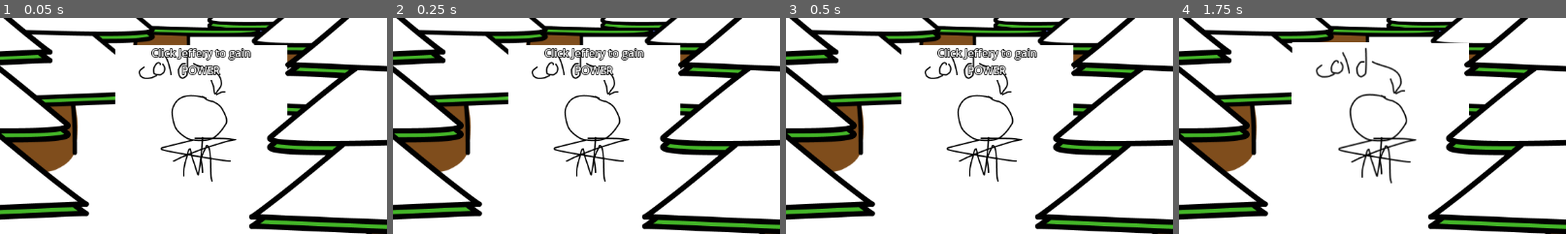
Above: before the commit, frames 1-4 (left to right).
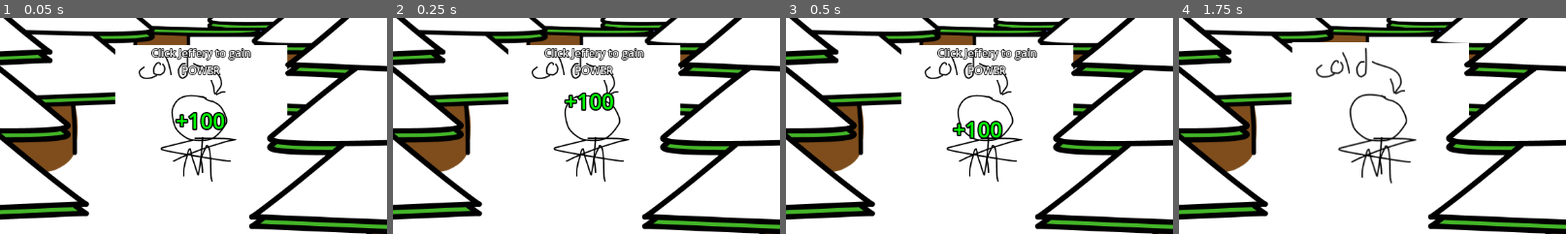
Above: after the commit, the same moments.

Repository: ToasterPanic/its-cold-outside
Game: Godot game, scene res://scenes/game.tscn
The game is run twice, just before and just after one commit, with the same random seed, the same clock (stepped at 60 frames per second) and the same inputs.
Inputs (mouse positions are % of the whole screen's width and height, from its top left):
- Up to frame 1 (0.05 s): no input
- Up to frame 2 (0.25 s): no input
- Up to frame 3 (0.5 s): no input
- Up to frame 4 (1.75 s): click "Click Jeffery to gain POWER" at 0.5 s; tap Enter at 1.25 s; move the mouse to (72, 45) at 1.27 s; hold Right from 1.28 s (still down); right-click (72, 45) at 1.35 s; click (72, 45) at 1.42 s
The pictures show only the part of the screen within x 24-74%, y 24-74%; the shares and areas given below are measured in that part.

The runs differ from the first frame. In frame 1, 0.8% of the frame differs, in the area x 45-59%, y 43-53%; in frame 2, 0.8%; in frame 3, 0.7%; in frame 4, nothing differs.

Commit message:
Gambling, starting on flying numbers

Diff:
--- /dev/null
+++ b/scenes/flying_number.tscn
@@ -0,0 +1,26 @@
+[gd_scene load_steps=3 format=3 uid="uid://ttoattwdysqu"]
+
+[ext_resource type="Script" uid="uid://dca64ll8kc8cu" path="res://scripts/flying_number.gd" id="1_blqb3"]
+
+[sub_resource type="LabelSettings" id="LabelSettings_ssvqc"]
+font_size = 32
+font_color = Color(0, 1, 0, 1)
+outline_size = 8
+outline_color = Color(0, 0, 0, 1)
+
+[node name="FlyingNumber" type="Label"]
+anchors_preset = 8
+anchor_left = 0.5
+anchor_top = 0.5
+anchor_right = 0.5
+anchor_bottom = 0.5
+offset_left = -36.5
+offset_top = -22.5
+offset_right = 36.5
+offset_bottom = 22.5
+grow_horizontal = 2
+grow_vertical = 2
+size_flags_horizontal = 4
+text = "+100"
+label_settings = SubResource("LabelSettings_ssvqc")
+script = ExtResource("1_blqb3")
--- a/scenes/game.tscn
+++ b/scenes/game.tscn
@@ -9,12 +9,23 @@
 [ext_resource type="AudioStream" uid="uid://2gikkidnupkb" path="res://sounds/jeffery.mp3" id="4_gee14"]
 [ext_resource type="AudioStream" uid="uid://di1ukgv0fmkbn" path="res://sounds/error.mp3" id="5_dinhu"]
 [ext_resource type="Script" uid="uid://s2co8j47cw4r" path="res://scripts/tree.gd" id="5_vtaks"]
+[ext_resource type="AudioStream" uid="uid://daq34x6608vyl" path="res://sounds/drumroll.mp3" id="6_ca42v"]
 [ext_resource type="Texture2D" uid="uid://dl60kqsx1d4mf" path="res://textures/ground_no_snow.png" id="7_kvpfn"]
+[ext_resource type="AudioStream" uid="uid://bstynb4se7kuw" path="res://sounds/tada.mp3" id="7_rysoc"]
 [ext_resource type="PackedScene" uid="uid://4857yvvw5rom" path="res://scenes/tree.tscn" id="8_0tnpc"]
 [ext_resource type="Texture2D" uid="uid://b5bg1ltm73lio" path="res://textures/crops/potato_grown.png" id="10_kvpfn"]
+[ext_resource type="Texture2D" uid="uid://dcipxbldb3vel" path="res://textures/bar.png" id="12_kvuet"]
+[ext_resource type="Script" uid="uid://dca64ll8kc8cu" path="res://scripts/flying_number.gd" id="13_rysoc"]
+[ext_resource type="Texture2D" uid="uid://cjavnh4emgat0" path="res://textures/hint_arrow_left.png" id="13_trtic"]
 
 [sub_resource type="LabelSettings" id="LabelSettings_uwrxv"]
 outline_size = 4
+outline_color = Color(0, 0, 0, 1)
+
+[sub_resource type="LabelSettings" id="LabelSettings_ssvqc"]
+font_size = 32
+font_color = Color(0, 1, 0, 1)
+outline_size = 8
 outline_color = Color(0, 0, 0, 1)
 
 [sub_resource type="StyleBoxEmpty" id="StyleBoxEmpty_lnu2h"]
@@ -56,6 +67,14 @@
 
 [node name="Error" type="AudioStreamPlayer" parent="."]
 stream = ExtResource("5_dinhu")
+bus = &"SFX"
+
+[node name="Drumroll" type="AudioStreamPlayer" parent="."]
+stream = ExtResource("6_ca42v")
+bus = &"SFX"
+
+[node name="Tada" type="AudioStreamPlayer" parent="."]
+stream = ExtResource("7_rysoc")
 bus = &"SFX"
 
 [node name="Camera2D" type="Camera2D" parent="."]
@@ -184,6 +203,23 @@
 vertical_alignment = 1
 autowrap_mode = 3
 
+[node name="FlyingNumber" type="Label" parent="."]
+anchors_preset = 8
+anchor_left = 0.5
+anchor_top = 0.5
+anchor_right = 0.5
+anchor_bottom = 0.5
+offset_left = -36.5
+offset_top = -22.5
+offset_right = 36.5
+offset_bottom = 22.5
+grow_horizontal = 2
+grow_vertical = 2
+size_flags_horizontal = 4
+text = "+100"
+label_settings = SubResource("LabelSettings_ssvqc")
+script = ExtResource("13_rysoc")
+
 [node name="Sprite2D7" parent="." instance=ExtResource("8_0tnpc")]
 position = Vector2(314, -219)
 
@@ -223,7 +259,7 @@
 anchor_bottom = 1.0
 grow_horizontal = 2
 grow_vertical = 2
-current_tab = 5
+current_tab = 6
 
 [node name="ALERT!" type="ScrollContainer" parent="CanvasLayer/Control/Panel/Tabs"]
 visible = false
@@ -364,6 +400,7 @@
 alignment = 1
 
 [node name="Stock Market" type="ScrollContainer" parent="CanvasLayer/Control/Panel/Tabs"]
+visible = false
 layout_mode = 2
 theme_override_styles/panel = SubResource("StyleBoxEmpty_lnu2h")
 metadata/_tab_index = 5
@@ -381,11 +418,126 @@
 layout_mode = 2
 alignment = 1
 
-[node name="Settings" type="ScrollContainer" parent="CanvasLayer/Control/Panel/Tabs"]
-visible = false
+[node name="Gambling" type="ScrollContainer" parent="CanvasLayer/Control/Panel/Tabs"]
 layout_mode = 2
 theme_override_styles/panel = SubResource("StyleBoxEmpty_lnu2h")
 metadata/_tab_index = 6
+
+[node name="VBox" type="VBoxContainer" parent="CanvasLayer/Control/Panel/Tabs/Gambling"]
+layout_mode = 2
+size_flags_horizontal = 3
+size_flags_vertical = 0
+
+[node name="Label" type="Label" parent="CanvasLayer/Control/Panel/Tabs/Gambling/VBox"]
+layout_mode = 2
+text = "Enter in a bet, then push the button to start.
+Remember, the house always wins."
+horizontal_alignment = 1
+autowrap_mode = 3
+
+[node name="Row1" type="HFlowContainer" parent="CanvasLayer/Control/Panel/Tabs/Gambling/VBox"]
+layout_mode = 2
+alignment = 1
+
+[node name="Slot1" type="TextureRect" parent="CanvasLayer/Control/Panel/Tabs/Gambling/VBox/Row1"]
+custom_minimum_size = Vector2(128, 128)
+layout_mode = 2
+texture = ExtResource("12_kvuet")
+expand_mode = 2
+
+[node name="Slot2" type="TextureRect" parent="CanvasLayer/Control/Panel/Tabs/Gambling/VBox/Row1"]
+custom_minimum_size = Vector2(128, 128)
+layout_mode = 2
+texture = ExtResource("12_kvuet")
+expand_mode = 2
+
+[node name="Slot3" type="TextureRect" parent="CanvasLayer/Control/Panel/Tabs/Gambling/VBox/Row1"]
+custom_minimum_size = Vector2(128, 128)
+layout_mode = 2
+texture = ExtResource("12_kvuet")
+expand_mode = 2
+
+[node name="Row2" type="HFlowContainer" parent="CanvasLayer/Control/Panel/Tabs/Gambling/VBox"]
+layout_mode = 2
+alignment = 1
+
+[node name="LeftArrow" type="TextureRect" parent="CanvasLayer/Control/Panel/Tabs/Gambling/VBox/Row2"]
+custom_minimum_size = Vector2(64, 64)
+layout_mode = 2
+texture = ExtResource("13_trtic")
+expand_mode = 1
+
+[node name="Slot1" type="TextureRect" parent="CanvasLayer/Control/Panel/Tabs/Gambling/VBox/Row2"]
+custom_minimum_size = Vector2(128, 128)
+layout_mode = 2
+texture = ExtResource("12_kvuet")
+expand_mode = 2
+
+[node name="Slot2" type="TextureRect" parent="CanvasLayer/Control/Panel/Tabs/Gambling/VBox/Row2"]
+custom_minimum_size = Vector2(128, 128)
+layout_mode = 2
+texture = ExtResource("12_kvuet")
+expand_mode = 2
+
+[node name="Slot3" type="TextureRect" parent="CanvasLayer/Control/Panel/Tabs/Gambling/VBox/Row2"]
+custom_minimum_size = Vector2(128, 128)
+layout_mode = 2
+texture = ExtResource("12_kvuet")
+expand_mode = 2
+
+[node name="RightArrow" type="TextureRect" parent="CanvasLayer/Control/Panel/Tabs/Gambling/VBox/Row2"]
+custom_minimum_size = Vector2(64, 64)
+layout_mode = 2
+texture = ExtResource("3_lnu2h")
+expand_mode = 1
+
+[node name="Row3" type="HFlowContainer" parent="CanvasLayer/Control/Panel/Tabs/Gambling/VBox"]
+layout_mode = 2
+alignment = 1
+
+[node name="Slot1" type="TextureRect" parent="CanvasLayer/Control/Panel/Tabs/Gambling/VBox/Row3"]
+custom_minimum_size = Vector2(128, 128)
+layout_mode = 2
+texture = ExtResource("12_kvuet")
+expand_mode = 2
+
+[node name="Slot2" type="TextureRect" parent="CanvasLayer/Control/Panel/Tabs/Gambling/VBox/Row3"]
+custom_minimum_size = Vector2(128, 128)
+layout_mode = 2
+texture = ExtResource("12_kvuet")
+expand_mode = 2
+
+[node name="Slot3" type="TextureRect" parent="CanvasLayer/Control/Panel/Tabs/Gambling/VBox/Row3"]
+custom_minimum_size = Vector2(128, 128)
+layout_mode = 2
+texture = ExtResource("12_kvuet")
+expand_mode = 2
+
+[node name="Flow" type="HFlowContainer" parent="CanvasLayer/Control/Panel/Tabs/Gambling/VBox"]
+layout_mode = 2
+alignment = 1
+
+[node name="Label2" type="Label" parent="CanvasLayer/Control/Panel/Tabs/Gambling/VBox/Flow"]
+layout_mode = 2
+text = "Bet:"
+
+[node name="BetAmount" type="SpinBox" parent="CanvasLayer/Control/Panel/Tabs/Gambling/VBox/Flow"]
+custom_minimum_size = Vector2(200, 0)
+layout_mode = 2
+min_value = 100.0
+max_value = 9.223372e+18
+value = 100.0
+suffix = "POTATOES"
+
+[node name="SpinSlots" type="Button" parent="CanvasLayer/Control/Panel/Tabs/Gambling/VBox/Flow"]
+layout_mode = 2
+text = "PUSH TO SPIN!!!!!!"
+
+[node name="Settings" type="ScrollContainer" parent="CanvasLayer/Control/Panel/Tabs"]
+visible = false
+layout_mode = 2
+theme_override_styles/panel = SubResource("StyleBoxEmpty_lnu2h")
+metadata/_tab_index = 7
 
 [node name="VBox" type="VBoxContainer" parent="CanvasLayer/Control/Panel/Tabs/Settings"]
 layout_mode = 2
@@ -547,6 +699,7 @@
 [connection signal="pressed" from="CanvasLayer/Control/Panel/Tabs/Status/VBox/Ascension/Ascend" to="." method="_on_ascend_pressed"]
 [connection signal="pressed" from="CanvasLayer/Control/Panel/Tabs/Potato Farming/VBox/HFlowContainer/BuyPotatoCrop" to="." method="_on_buy_potato_crop_pressed"]
 [connection signal="pressed" from="CanvasLayer/Control/Panel/Tabs/Potato Farming/VBox/Selection/MutateCrop" to="." method="_on_mutate_crop_pressed"]
+[connection signal="pressed" from="CanvasLayer/Control/Panel/Tabs/Gambling/VBox/Flow/SpinSlots" to="." method="_on_spin_slots_pressed"]
 [connection signal="value_changed" from="CanvasLayer/Control/Panel/Tabs/Settings/VBox/Flow/MasterVolume" to="." method="_on_master_volume_value_changed"]
 [connection signal="value_changed" from="CanvasLayer/Control/Panel/Tabs/Settings/VBox/Flow2/MusicVolume" to="." method="_on_music_volume_value_changed"]
 [connection signal="value_changed" from="CanvasLayer/Control/Panel/Tabs/Settings/VBox/Flow3/SFXVolume" to="." method="_on_sfx_volume_value_changed"]
--- /dev/null
+++ b/scripts/flying_number.gd
@@ -0,0 +1,17 @@
+extends Label
+
+var velocity_x = randi_range(-256, 256)
+var velocity_y = randi_range(-256, -512)
+
+var time = 0
+
+func _process(delta: float) -> void:
+	position.x += velocity_x * delta
+	position.y += velocity_y * delta
+
+	velocity_y += 1400 * delta
+
+	time += delta
+
+	if time > 2:
+		queue_free()
--- a/scripts/game.gd
+++ b/scripts/game.gd
@@ -319,6 +319,8 @@
 		$"CanvasLayer/Control/Panel/Tabs".set_tab_hidden(0, true)
 
 		$"CanvasLayer/Control/Panel/Tabs".set_tab_hidden(4, !upgrades.potato_ascension)
+		$"CanvasLayer/Control/Panel/Tabs".set_tab_hidden(5, !upgrades.stock_market)
+		$"CanvasLayer/Control/Panel/Tabs".set_tab_hidden(6, !upgrades.gambling)
 
 		#$"CanvasLayer/Control/Panel/Tabs/ALERT!/VBox/Text".text = alert_text
 
@@ -470,3 +472,52 @@
 
 func _on_delete_save_meter_value_changed(value: float) -> void:
 	if value == 1: delete_save_game()
+
+
+func _on_spin_slots_pressed() -> void:
+	var bet = $CanvasLayer/Control/Panel/Tabs/Gambling/VBox/Flow/BetAmount.value
+
+	if potatoes < bet:
+		$Error.play()
+		return
+
+	potatoes -= bet
+
+	$CanvasLayer/Control/Panel/Tabs/Gambling/VBox/Flow/SpinSlots.disabled = true
+
+	var slot_items = [
+		"lucky_7",
+		"four_leaf_clover",
+		"cherry",
+		"heart",
+		"diamond",
+		"bar"
+	]
+
+	$Drumroll.play()
+
+	var i = 0
+	while i < 25:
+		$CanvasLayer/Control/Panel/Tabs/Gambling/VBox/Row3/Slot1.texture = $CanvasLayer/Control/Panel/Tabs/Gambling/VBox/Row2/Slot1.texture
+		$CanvasLayer/Control/Panel/Tabs/Gambling/VBox/Row3/Slot2.texture = $CanvasLayer/Control/Panel/Tabs/Gambling/VBox/Row2/Slot2.texture
+		$CanvasLayer/Control/Panel/Tabs/Gambling/VBox/Row3/Slot3.texture = $CanvasLayer/Control/Panel/Tabs/Gambling/VBox/Row2/Slot3.texture
+
+		$CanvasLayer/Control/Panel/Tabs/Gambling/VBox/Row2/Slot1.texture = $CanvasLayer/Control/Panel/Tabs/Gambling/VBox/Row1/Slot1.texture
+		$CanvasLayer/Control/Panel/Tabs/Gambling/VBox/Row2/Slot2.texture = $CanvasLayer/Control/Panel/Tabs/Gambling/VBox/Row1/Slot2.texture
+		$CanvasLayer/Control/Panel/Tabs/Gambling/VBox/Row2/Slot3.texture = $CanvasLayer/Control/Panel/Tabs/Gambling/VBox/Row1/Slot3.texture
+
+		$CanvasLayer/Control/Panel/Tabs/Gambling/VBox/Row1/Slot1.texture = load("res://textures/" + slot_items[randi_range(0, slot_items.size() - 1)] +".png")
+		$CanvasLayer/Control/Panel/Tabs/Gambling/VBox/Row1/Slot2.texture = load("res://textures/" + slot_items[randi_range(0, slot_items.size() - 1)] +".png")
+		$CanvasLayer/Control/Panel/Tabs/Gambling/VBox/Row1/Slot3.texture = load("res://textures/" + slot_items[randi_range(0, slot_items.size() - 1)] +".png")
+
+		await get_tree().create_timer(0.1).timeout
+
+		i += 1
+
+	if $CanvasLayer/Control/Panel/Tabs/Gambling/VBox/Row1/Slot1.texture == $CanvasLayer/Control/Panel/Tabs/Gambling/VBox/Row1/Slot2.texture:
+		if $CanvasLayer/Control/Panel/Tabs/Gambling/VBox/Row1/Slot2.texture == $CanvasLayer/Control/Panel/Tabs/Gambling/VBox/Row1/Slot3.texture:
+			potatoes += bet * 10
+
+			$Tada.play()
+
+	$CanvasLayer/Control/Panel/Tabs/Gambling/VBox/Flow/SpinSlots.disabled = false
--- a/scripts/global.gd
+++ b/scripts/global.gd
@@ -79,6 +79,14 @@
 	"auto_farming": {
 		"description": "Automatically farms potatoes for you.",
 		"name": "Auto Farming",
+		"costs": {
+			"energy": 350000000000,
+			"ascension": 1
+		},
+	},
+	"gambling": {
+		"description": "Okay, this is just ridiculous.",
+		"name": "Gambling",
 		"costs": {
 			"energy": 350000000000,
 			"ascension": 1
Not shown: 1 places in scenes/game.tscn that only renumber resources
Not shown, added: scripts/flying_number.gd.uid
Not shown, added: sounds/drumroll.mp3.import
Not shown, added: sounds/tada.mp3.import
Binary file added: textures/bar.png
Not shown, added: textures/bar.png.import
Binary file added: textures/cherry.png
Not shown, added: textures/cherry.png.import
Binary file added: textures/diamond.png
Not shown, added: textures/diamond.png.import
Binary file added: textures/four_leaf_clover.png
Not shown, added: textures/four_leaf_clover.png.import
(and 9 more such lines)
